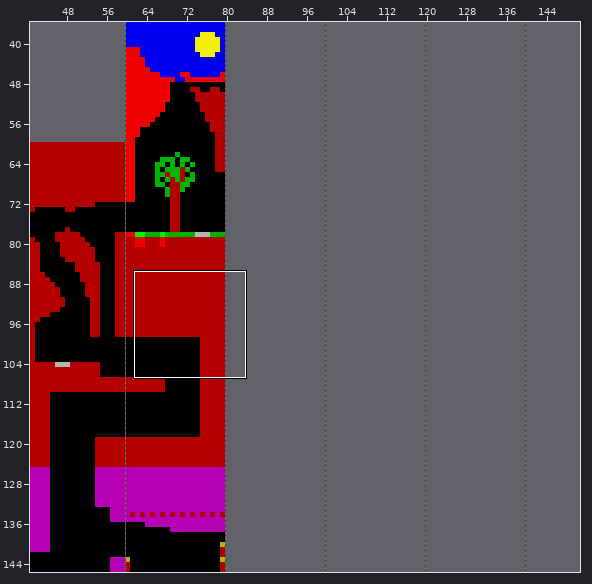
Level history. Tiled map: map/level.tmx. The first picture is a wide view before the edit; the outline marks the close-up.
Close-up. Earlier state:
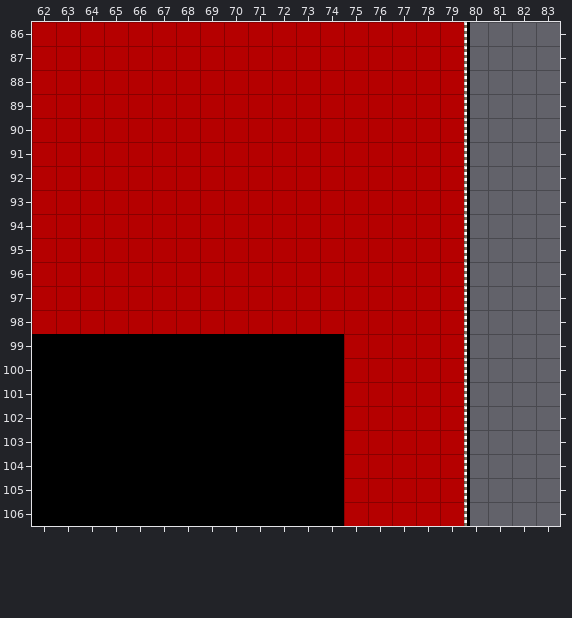
Cells are 8x8 px. Shown: x 62..83, y 86..106. The commit also changed other parts of the map, which this record leaves out.
New version:
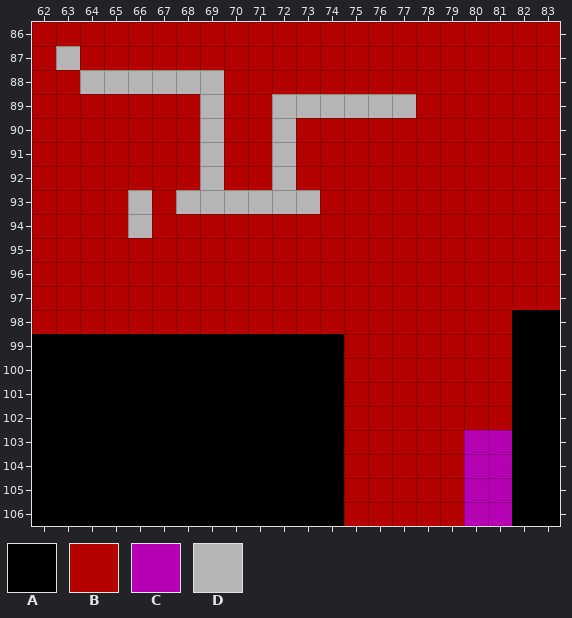
Key: from "Speccy-tiles": A 0, B 2, C 3, D 7.
_ is an empty cell.
Tiles of an added or newly shown layer are drawn over the layers below it.
Changes in this commit:
Layer "stillgoingup":
y 87: x 63 B -> D
y 88: x 64..69 BBBBBB -> DDDDDD
y 89: x 69 B -> D; x 72..77 BBBBBB -> DDDDDD
y 90..92: x 69 B -> D; x 72 B -> D
y 93: x 66 B -> D; x 68..73 BBBBBB -> DDDDDD
y 94: x 66 B -> D
Layer "abyss" (added):
y 86..97: x 80..83 ____ -> BBBB
y 98..102: x 80..83 ____ -> BBAA
y 103..106: x 80..83 ____ -> CCAA
